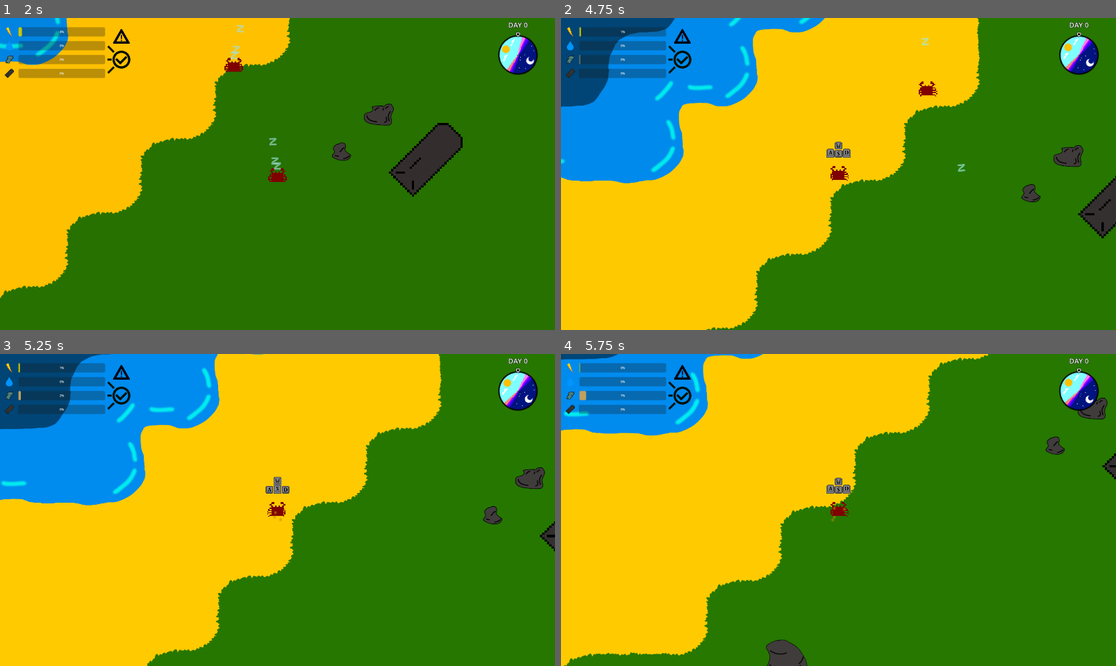
Above: before the commit, frames 1-4 (two rows, left to right).
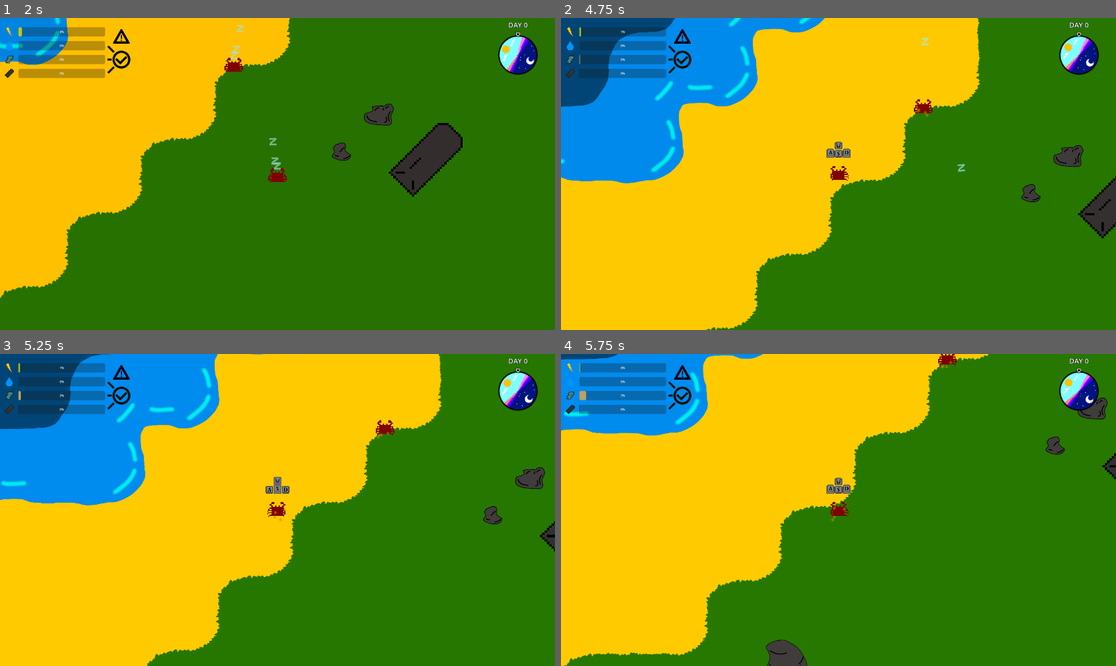
Above: after the commit, the same moments.

Repository: nporposoft/crabs-on-the-island
Game: Godot game, scene res://scenes/island_v1/island_v1.tscn
Same seed, same stepped clock (60 frames per second), same inputs: the game is played once before the commit and once after it.
Inputs:
- Up to frame 1 (2 s): tap Enter at 0.5 s; hold D (move_right) 0.53-1.28 s; hold F (harvest) 0.53-1.28 s; hold S (move_down) from 1.28 s (still down); tap Shift (dash) at 1.35 s; tap F (harvest) at 1.55 s
- Up to frame 2 (4.75 s): release S (move_down) at 2.03 s; hold D (move_right) 2.03-2.78 s; hold F (harvest) 2.03-2.78 s; hold W (move_up) 2.78-3.53 s; tap E (pickup) at 2.85 s; tap F (harvest) at 3.05, 4.55 s; hold F (harvest) 3.53-4.28 s; hold A (move_left) from 3.53 s (still down); tap Shift (dash) at 4.35 s
- Up to frame 3 (5.25 s): release A (move_left) at 5.03 s; hold S (move_down) from 5.03 s (still down); hold F (harvest) from 5.03 s (still down)
- Up to frame 4 (5.75 s): keep holding S (move_down); keep holding F (harvest)

Frame 1 is identical in both runs. In frame 2, 0.2% of the frame differs, in the area x 63-68%, y 20-32%; in frame 3, 0.1%; in frame 4, 0.1%.
Error in both runs: Invalid call. Nonexistent function 'drop_held' in base 'RigidBody2D (Crab)'. (res://Player.gd:39)

Commit message:
ai crabs now seek out and harvest water and sand

Diff:
--- a/crabs/Crab.gd
+++ b/crabs/Crab.gd
@@ -95,7 +95,7 @@
 
 
 func move(movementDirection: Vector2) -> void:
-	_velocity = movementDirection
+	_velocity = movementDirection.normalized()
 
 	if _sm.has_any_state([States.REPRODUCING, States.OUT_OF_BATTERY, States.DASHING]): return
 	if movementDirection.length() == 0: return
@@ -178,7 +178,9 @@
 	return false
 
 func harvest(delta: float) -> bool:
-	if _sm.has_state(States.OUT_OF_BATTERY): return false
+	if _sm.has_state(States.OUT_OF_BATTERY):
+		stop_harvest()
+		return false
 
 	var nearestMorsel = get_nearest_morsel()
 	if nearestMorsel != null:
@@ -195,6 +197,10 @@
 
 
 func harvest_sand(delta: float) -> bool:
+	if _sm.has_state(States.OUT_OF_BATTERY):
+		stop_harvest()
+		return false
+
 	var partial_harvest = min(1.0, _carried_resources.battery_energy / (delta * -harvestDrain))
 	if _carried_resources.silicon < siliconTarget:
 		_add_silicon(partial_harvest * _stats.harvest_speed * delta, delta)
@@ -205,6 +211,10 @@
 
 
 func harvest_water(delta: float) -> bool:
+	if _sm.has_state(States.OUT_OF_BATTERY):
+		stop_harvest()
+		return false
+
 	var partial_harvest = min(1.0, _carried_resources.battery_energy / (delta * -harvestDrain))
 	if _carried_resources.water < waterTarget:
 		_add_water(partial_harvest * _stats.harvest_speed * delta, delta)
--- a/crabs/CrabAI.gd
+++ b/crabs/CrabAI.gd
@@ -37,19 +37,20 @@
 	_create_wander_timer()
 
 
+# CrabAI runs in physics process b/c it uses 2D raycasting for obstacle detection
 func _physics_process(delta: float) -> void:
-	var visibleMorsels: Array = _find_visible_morsels_by_distance()
-	for morsel: Morsel in visibleMorsels:
-		if !_want_morsel(morsel): continue
+	var visibleResources: Array = _find_visible_resources()
+	for resource: Dictionary in visibleResources:
+		if !_want_resource(resource): continue
 
 		_sm.unset_all_states()
-		_crab.move(Vector2.ZERO) # gross
-
-		if _crab.can_reach_morsel(morsel): _harvest_morsel(delta, morsel)
-		else: _move_toward_morsel(morsel)
+		_crab.move(Vector2.ZERO) # TODO: would be nice if the Crab state machine handled this
+
+		if _can_reach_resource(resource): _harvest_resource(delta, resource)
+		else: _move_toward_resource(resource)
 		return
 
-	_stop_harvesting()
+	_stop_harvesting() # TODO: would be nice if the Crab state machine handled this
 
 	if _sm.has_state(States.WANDERING):
 		if _time_to_idle(): _start_idling()
@@ -68,7 +69,7 @@
 func _start_idling() -> void:
 	_sm.unset_state(States.WANDERING)
 	_sm.set_state(States.IDLING)
-	_crab.move(Vector2.ZERO) # gross
+	_crab.move(Vector2.ZERO) # TODO: would be nice if the Crab state machine handled this
 	_start_idle_timer()
 
 
@@ -93,10 +94,21 @@
 	_crab.move(_wander_direction)
 
 
-func _move_toward_morsel(morsel: Morsel) -> void:
+func _move_toward_resource(resource: Dictionary) -> void:
 	_sm.set_state(States.MOVING_TO_RESOURCE)
-	var direction: Vector2 = morsel.position - _crab.position
+	var direction: Vector2 = resource.position - _crab.position
 	_crab.move(direction)
+
+
+func _harvest_resource(delta: float, resource: Dictionary) -> void:
+	_sm.set_state(States.HARVESTING)
+	var morsel: Morsel = resource.object as Morsel
+	if morsel != null:
+		_crab.harvest_morsel(delta, morsel)
+	elif resource.object == _island.WaterArea:
+		_crab.harvest_water(delta)
+	elif resource.object == _island.SandArea:
+		_crab.harvest_sand(delta)
 
 
 func _harvest_morsel(delta: float, morsel: Morsel) -> void:
@@ -107,6 +119,29 @@
 func _stop_harvesting() -> void:
 	_crab.stop_harvest()
 	_sm.unset_state(States.HARVESTING)
+
+
+func _want_resource(resource: Dictionary) -> bool:
+	var morsel: Morsel = resource.object as Morsel
+	if morsel != null:
+		return _want_morsel(morsel)
+	if resource.object == _island.WaterArea:
+		return _want_water()
+	if resource.object == _island.SandArea:
+		return _want_silicon()
+
+	return false
+
+
+func _can_reach_resource(resource: Dictionary) -> bool:
+	var morsel: Morsel = resource.object as Morsel
+	if morsel != null:
+		return _crab.can_reach_morsel(morsel)
+	if resource.object == _island.WaterArea:
+		return _island.WaterArea.get_overlapping_bodies().has(_crab)
+	if resource.object == _island.SandArea:
+		return _island.SandArea.get_overlapping_bodies().has(_crab)
+	return false
 
 
 func _want_morsel(morsel: Morsel) -> bool:
@@ -137,6 +172,43 @@
 	return _crab._carried_resources.silicon < _crab.siliconTarget
 
 
+# Finds all resources within visible range (_vision_distance) using raycasts in the configured directions (_vision_ray_directions).
+# Returns an array of Dictionaries; one for each visible resource.
+# The dictionary structure is:
+# {
+#   "position": Vector2
+#   "object": Morsel | Area2D
+#   "distance": float
+# }
+# The array is sorted by distance in ascending order
+func _find_visible_resources() -> Array:
+	var hits: Array
+	for direction in _vision_ray_directions:
+		var ray_query = PhysicsRayQueryParameters2D.create(_crab.position, _crab.position + direction * _vision_distance)
+		ray_query.exclude = [_crab]
+		ray_query.collide_with_areas = true
+		var hit = _crab.get_world_2d().direct_space_state.intersect_ray(ray_query)
+		if !hit.is_empty(): hits.push_back(hit)
+
+	var resources: Array = (hits
+		.map(func(hit) -> Dictionary:
+		return {
+			"position": hit.position,
+			"object": hit.collider,
+			"distance": (hit.position - _crab.position).length()
+		}
+		)
+		.filter(func(hit) -> bool:
+		if hit.object == _island.SandArea: return true
+		if hit.object == _island.WaterArea: return true
+		var morsel: Morsel = hit.object as Morsel
+		if morsel != null: return true
+		return false
+		)
+	)
+	resources.sort_custom(func(a, b) -> bool: return a.distance < b.distance)
+	return resources
+
 func _find_visible_morsels() -> Array:
 	var hits: Array
 	for direction in _vision_ray_directions:
